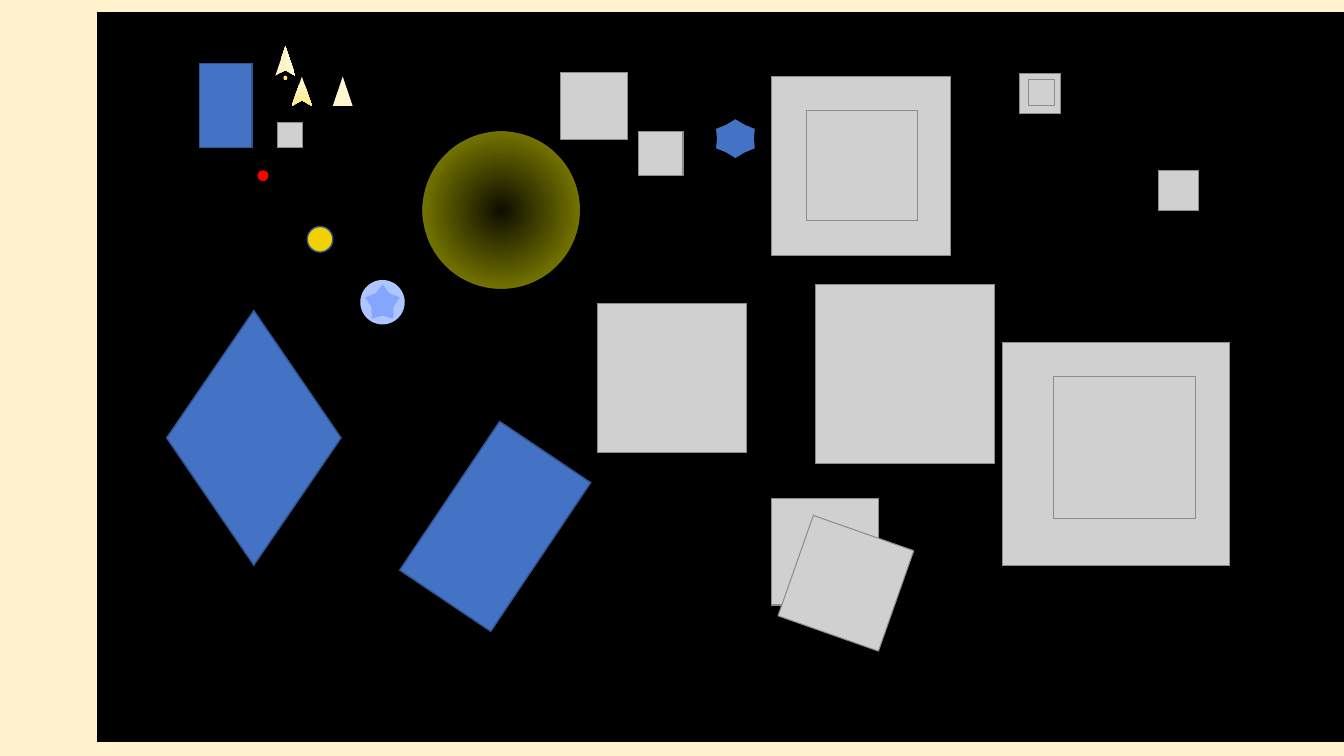
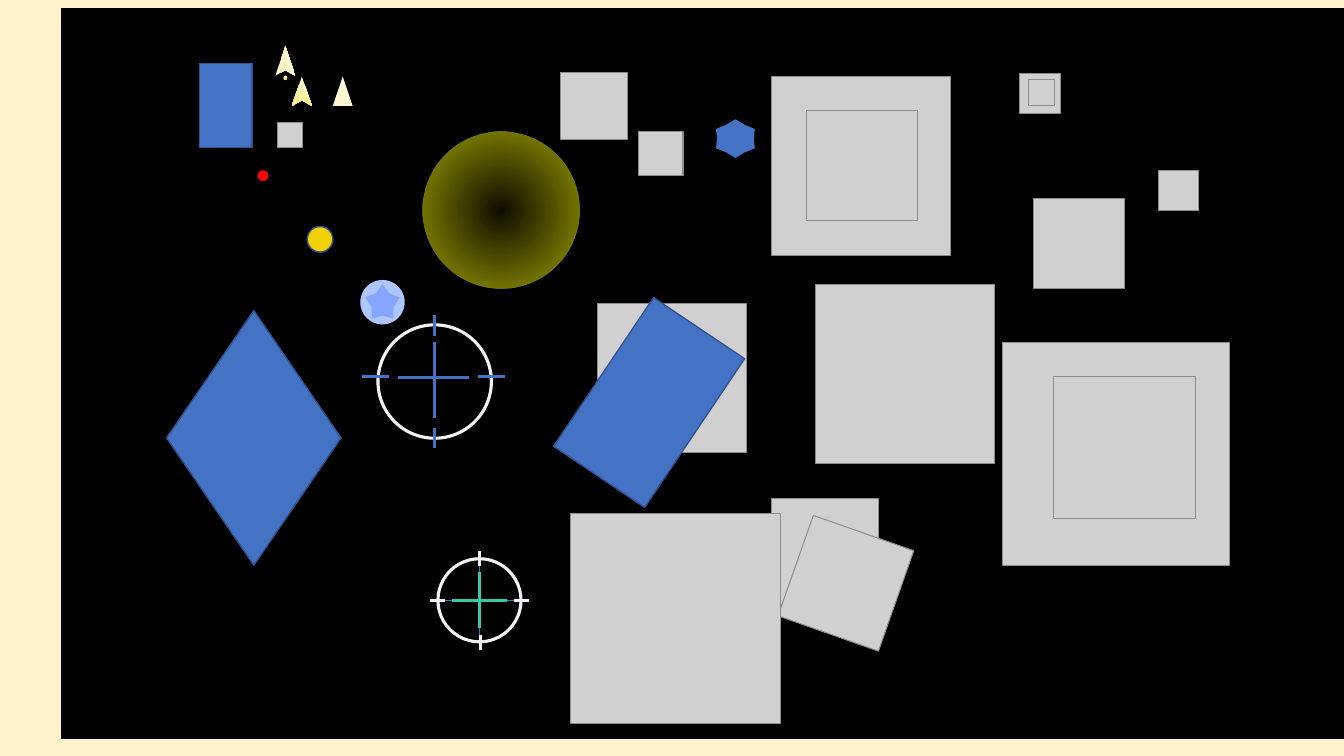
Before and after one commit to Husaimawx/war-of-colourBall, a slide deck: slide 4 of 演示文稿1.pptx. Drawn at 1344x756 pixels with LibreOffice and Linux fonts; fonts in the diff are those of the drawing; grey boxes stand for pictures. Boxes give left, top, right and bottom in pixels: in the first picture for what was removed or moved away, otherwise in the second. Text is boxed around its words. In the diff, an @@ line names an element or a change of style, - is before the commit and + after.

```diff
--- a/演示文稿1.pptx
+++ b/演示文稿1.pptx
@@ rectangle: place and size @@
-rectangle at <box>98,12,1344,741</box>
+rectangle at <box>63,9,1344,738</box>
@@ picture added at <box>1033,199,1124,288</box> @@
@@ rectangle: place and size @@
-rectangle at <box>400,421,591,631</box>
+rectangle at <box>554,297,745,507</box>
@@ ellipse added at <box>378,325,491,438</box>, outline #F2F2F2 2.25 pt @@
@@ line added from (435, 316) to (435, 336), #4472C4 2.25 pt @@
@@ line added from (435, 343) to (435, 418), #4472C4 2.25 pt @@
@@ line added from (389, 377) to (362, 377), #4472C4 2.25 pt @@
@@ line added from (469, 377) to (398, 377), #4472C4 2.25 pt @@
@@ line added from (505, 377) to (478, 377), #4472C4 2.25 pt @@
@@ line added from (435, 427) to (435, 449), #4472C4 2.25 pt @@
@@ picture added at <box>571,514,780,724</box> @@
@@ group added at <box>431,552,529,650</box>: 8 lines, 1 ellipse @@
```
Also in this commit, not shown: 9 other files.
